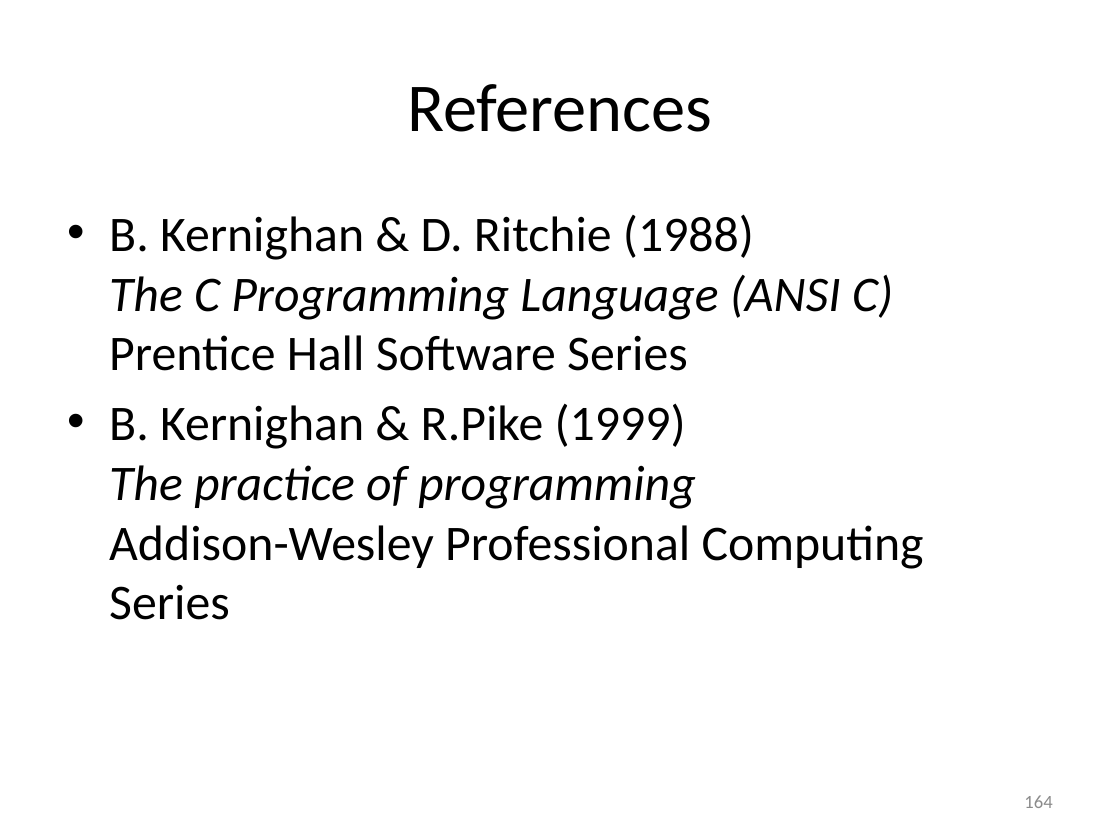
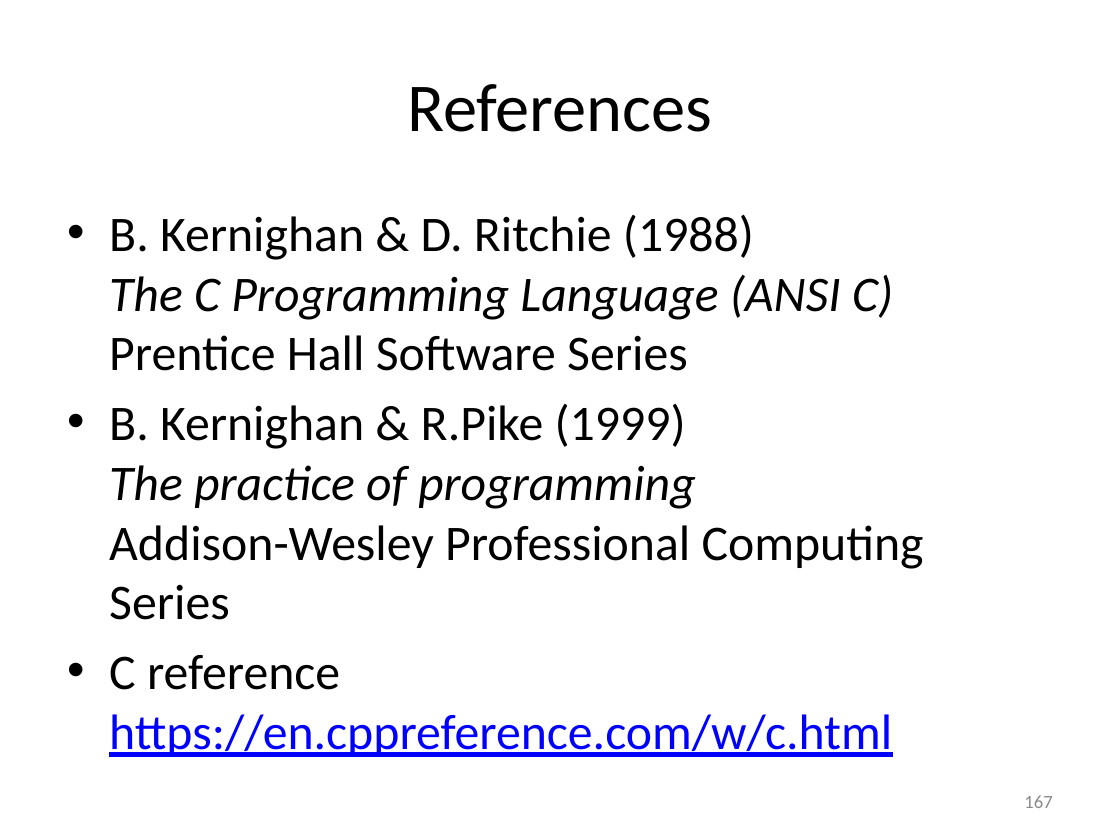
Before and after one commit to gjbex/Scientific-C, a slide deck: slide 167 of scientific_c.pptx (slide 164 before the commit). Drawn at 1120x840 pixels with LibreOffice and Linux fonts; fonts in the diff are those of the drawing. Boxes give left, top, right and bottom in pixels: in the first picture for what was removed or moved away, otherwise in the second. Text is boxed around its words. In the diff, an @@ line names an element or a change of style, - is before the commit and + after.

```diff
--- a/scientific_c.pptx
+++ b/scientific_c.pptx
@@ text at [109,655,892,757]: paragraph added @@
+• C reference
+  https://en.cppreference.com/w/c.html
@@ page number at [1024,795,1052,808]: text changed @@
-164
+167
```
Also in this commit, not shown: 4 other slides changed, 3 slides added.
